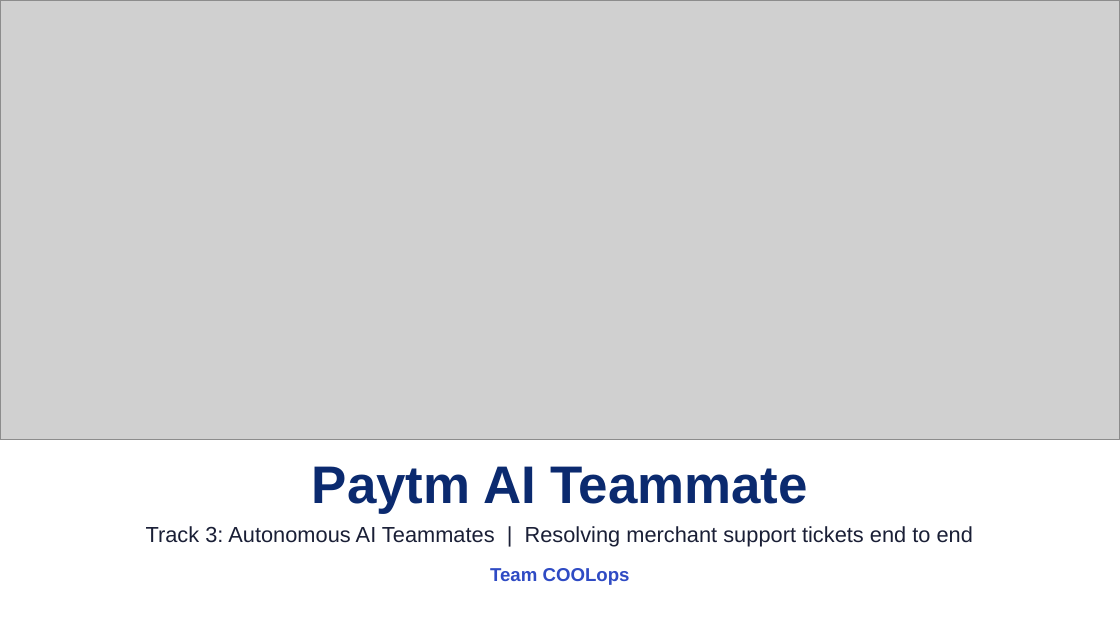
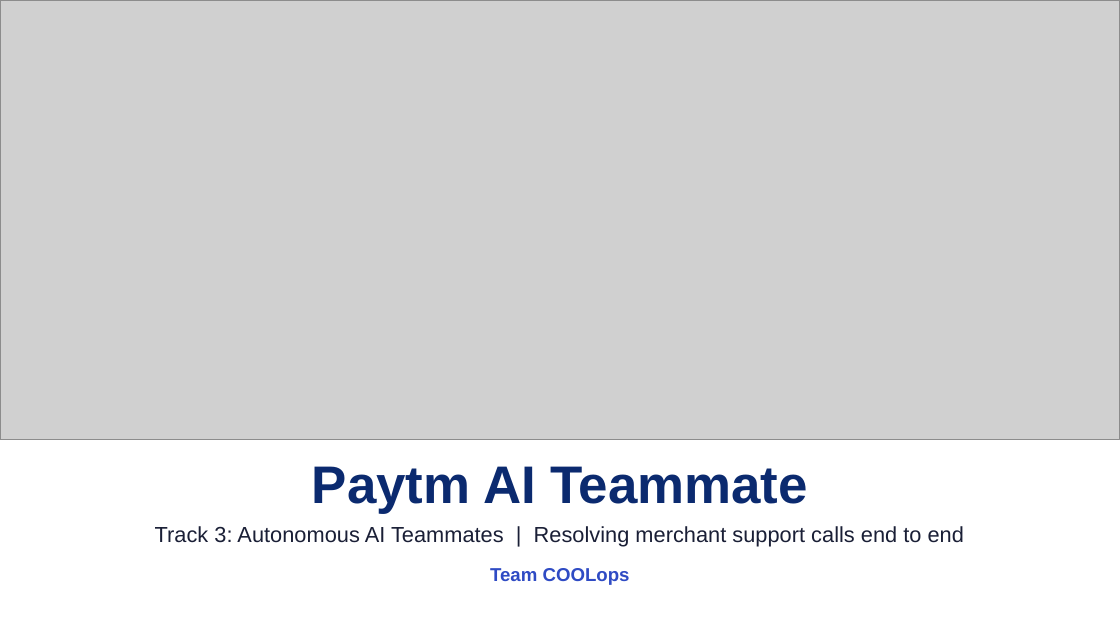
Before and after one commit to basudevghadai1999/paytm-ai-teammate, a slide deck: slide 1 of Paytm_AI_Teammate.pptx. Drawn at 1120x630 pixels with LibreOffice and Linux fonts; fonts in the diff are those of the drawing; grey boxes stand for pictures. Boxes give left, top, right and bottom in pixels: in the first picture for what was removed or moved away, otherwise in the second. Text is boxed around its words. In the diff, an @@ line names an element or a change of style, - is before the commit and + after.

```diff
--- a/Paytm_AI_Teammate.pptx
+++ b/Paytm_AI_Teammate.pptx
@@ text at box(155, 526, 964, 546): text changed @@
-Track 3: Autonomous AI Teammates | Resolving merchant support tickets end to end
+Track 3: Autonomous AI Teammates | Resolving merchant support calls end to end
```
Also in this commit, not shown: 6 other slides changed, 8 other files.
